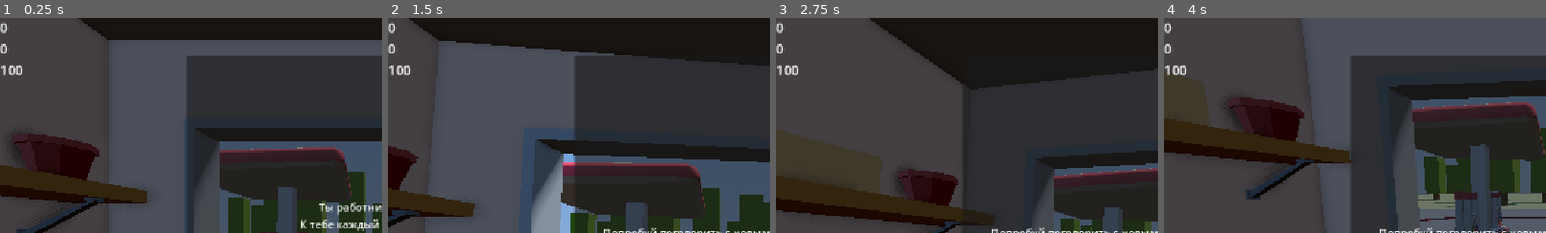
Above: before the commit, frames 1-4 (left to right).
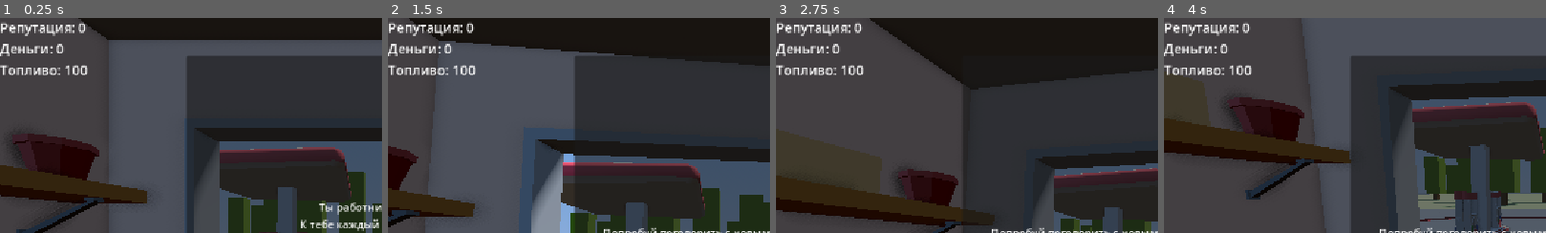
Above: after the commit, the same moments.

Repository: RolicsVin/AZS
Game: Godot game, scene res://scenes/game.tscn
Two runs of this game, one before a commit and one after it. Both use one fixed random seed, a clock stepped at 60 frames per second and the inputs below. This scene is started directly instead of the project's main scene.
Inputs (mouse positions are % of the whole screen's width and height, from its top left):
- Up to frame 1 (0.25 s): no input
- Up to frame 2 (1.5 s): click "Продолжить" at 0.5 s; tap Enter (ui_accept) at 1.25 s; move the mouse to (72, 45) at 1.27 s; hold Right (ui_right) from 1.28 s (still down); click (72, 45) at 1.35 s
- Up to frame 3 (2.75 s): tap Enter (ui_accept) at 1.52, 2.27 s; move the mouse to (30, 55) at 2.02 s; release Right (ui_right) at 2.03 s; hold Down (ui_down) from 2.03 s (still down); click (30, 55) at 2.1 s
- Up to frame 4 (4 s): move the mouse to (60, 28) at 2.77 s; release Down (ui_down) at 2.78 s; hold Right (ui_right) 2.78-3.53 s; click (60, 28) at 2.85 s; move the mouse to (45, 70) at 3.52 s; hold Up (ui_up) from 3.53 s (still down); click (45, 70) at 3.6 s; tap Enter (ui_accept) at 3.77 s
The pictures show only the part of the screen within x 0-50%, y 0-50%; the shares and areas given below are measured in that part.

The runs differ from the first frame. In frame 1, 1.6% of the frame differs, in the area x 0-23%, y 1-27%; in frame 2, 1.6%; in frame 3, 1.6%; in frame 4, 1.6%.

Commit message:
update class "Car" and pep8

Diff:
--- a/core/classes/gameplay/car.gd
+++ b/core/classes/gameplay/car.gd
@@ -3,15 +3,17 @@
 
 signal event_requested(event: Event)
 
-@export_group("Награда за согласие")
-@export var given_money_min: int = 10
-@export var given_money_max: int = 15
+@export var character: Character
+@export var anim: AnimationPlayer
+
+@export_group("Монеты и репутация")
+@export var given_money: int = 10
 @export var given_respect_min: int = 10
 @export var given_respect_max: int = 15
-@export_group("Расход топлива")
+
+@export_group("Топливо")
 @export_range(0, 1000000, 1) var fuel_cost: int = 10 ## Количество бензина, расходуемое при согласии
-@export var character: Character
-@export var anim: AnimationPlayer
+
 
 func start() -> void:
 	show()
@@ -25,7 +27,7 @@
 	if character == null:
 		push_warning("Car '%s': не назначен Character." % name)
 		return false
-	if given_money_min < 0 or given_money_max < given_money_min:
+	if not given_money or given_money < 0:
 		push_warning("Car '%s': некорректный диапазон денег." % name)
 		return false
 	if given_respect_min < 0 or given_respect_max < given_respect_min:
@@ -36,16 +38,18 @@
 		return false
 	return true
 
+
 ## Возвращает эффект без изменения состояния; null — данные машины некорректны
 func calculate_decision(accepted: bool) -> DecisionEffect:
 	if not validate_configuration():
 		return null
 	if accepted:
 		return DecisionEffect.new(
-			randi_range(given_money_min, given_money_max),
+			given_money,
 			randi_range(given_respect_min, given_respect_max)
 		)
 	return DecisionEffect.new(0, -randi_range(given_respect_min, given_respect_max))
+
 
 ## Вызывается после успешного применения эффекта системой решений.
 func play_decision(accepted: bool) -> void:
@@ -56,6 +60,7 @@
 	var events: Array[Event] = character.accert_events if accepted else character.deny_events
 	_add_random_event(events)
 
+
 func _add_random_event(events: Array[Event]) -> void:
 	if events.is_empty():
 		return
@@ -64,11 +69,14 @@
 		return
 	event_requested.emit(event)
 
+
 func get_resume() -> String:
 	return character.resume if character != null else ""
+
 
 func get_social_networks() -> Array[String]:
 	return character.social_networks if character != null else []
 
+
 func get_character() -> Character:
 	return character
--- a/scenes/game.tscn
+++ b/scenes/game.tscn
@@ -468,12 +468,12 @@
 [sub_resource type="BoxShape3D" id="BoxShape3D_oq1mk"]
 size = Vector3(1.4253235, 0.6828613, 0.20532227)
 
-[sub_resource type="GDScript" id="GDScript_pr1ej"]
-resource_name = "UI"
-
 [sub_resource type="LabelSettings" id="LabelSettings_pr1ej"]
 outline_size = 3
 outline_color = Color(0, 0, 0, 1)
+
+[sub_resource type="LabelSettings" id="LabelSettings_0sl42"]
+font_size = 20
 
 [sub_resource type="Animation" id="Animation_pr1ej"]
 resource_name = "day"
@@ -746,9 +746,6 @@
 &"gold_cube": SubResource("Animation_0sl42"),
 &"ready": SubResource("Animation_oaba0")
 }
-
-[sub_resource type="LabelSettings" id="LabelSettings_0sl42"]
-font_size = 20
 
 [node name="Game" type="Node3D" unique_id=383884584 node_paths=PackedStringArray("works", "ui", "resume", "web", "event_panel", "dialog", "back_button", "anim", "transition_overlay")]
 script = ExtResource("1_uwrxv")
@@ -1576,7 +1573,6 @@
 grow_horizontal = 2
 grow_vertical = 2
 mouse_filter = 2
-script = SubResource("GDScript_pr1ej")
 
 [node name="Control" type="Control" parent="UI" unique_id=769137728]
 layout_mode = 1
@@ -1743,6 +1739,37 @@
 offset_bottom = 86.0
 text = "Назад"
 
+[node name="UI2" type="Control" parent="." unique_id=264580989]
+layout_mode = 3
+anchors_preset = 15
+anchor_right = 1.0
+anchor_bottom = 1.0
+grow_horizontal = 2
+grow_vertical = 2
+mouse_filter = 2
+script = ExtResource("44_0sl42")
+
+[node name="VBoxContainer" type="VBoxContainer" parent="UI2" unique_id=516904182]
+layout_mode = 1
+offset_right = 10.0
+offset_bottom = 92.0
+mouse_filter = 2
+
+[node name="respect" type="Label" parent="UI2/VBoxContainer" unique_id=1754398849]
+layout_mode = 2
+label_settings = SubResource("LabelSettings_0sl42")
+vertical_alignment = 1
+
+[node name="money" type="Label" parent="UI2/VBoxContainer" unique_id=862029156]
+layout_mode = 2
+label_settings = SubResource("LabelSettings_0sl42")
+vertical_alignment = 1
+
+[node name="fuel" type="Label" parent="UI2/VBoxContainer" unique_id=1769218288]
+layout_mode = 2
+label_settings = SubResource("LabelSettings_0sl42")
+vertical_alignment = 1
+
 [node name="AnimationPlayer" type="AnimationPlayer" parent="." unique_id=2055209024]
 libraries/ = SubResource("AnimationLibrary_oaba0")
 autoplay = &"ready"
@@ -1759,43 +1786,6 @@
 mouse_filter = 2
 color = Color(0, 0, 0, 1)
 
-[node name="UI2" type="Control" parent="." unique_id=264580989]
-layout_mode = 3
-anchors_preset = 15
-anchor_right = 1.0
-anchor_bottom = 1.0
-grow_horizontal = 2
-grow_vertical = 2
-mouse_filter = 2
-script = ExtResource("44_0sl42")
-
-[node name="VBoxContainer" type="VBoxContainer" parent="UI2" unique_id=516904182]
-layout_mode = 1
-anchors_preset = 15
-anchor_right = 1.0
-anchor_bottom = 1.0
-grow_horizontal = 2
-grow_vertical = 2
-mouse_filter = 2
-
-[node name="respect" type="Label" parent="UI2/VBoxContainer" unique_id=1754398849]
-layout_mode = 2
-text = "s"
-label_settings = SubResource("LabelSettings_0sl42")
-vertical_alignment = 1
-
-[node name="money" type="Label" parent="UI2/VBoxContainer" unique_id=862029156]
-layout_mode = 2
-text = "s"
-label_settings = SubResource("LabelSettings_0sl42")
-vertical_alignment = 1
-
-[node name="fuel" type="Label" parent="UI2/VBoxContainer" unique_id=1769218288]
-layout_mode = 2
-text = "s"
-label_settings = SubResource("LabelSettings_0sl42")
-vertical_alignment = 1
-
 [connection signal="pressed" from="Buttons/Accert" to="." method="accert"]
 [connection signal="pressed" from="Buttons/Deny" to="." method="deny"]
 [connection signal="pressed" from="Buttons/SocialNetworks" to="." method="open_web"]
--- a/scenes/ui_2.gd
+++ b/scenes/ui_2.gd
@@ -9,6 +9,6 @@
 # Called every frame. 'delta' is the elapsed time since the previous frame.
 func _process(delta: float) -> void:
 	pass
-	$VBoxContainer/fuel.text = str(Data.fuel)
-	$VBoxContainer/money.text = str(Data.money)
-	$VBoxContainer/respect.text = str(Data.respect)
+	$VBoxContainer/fuel.text = 'Топливо: ' + str(Data.fuel)
+	$VBoxContainer/money.text = 'Деньги: ' + str(Data.money)
+	$VBoxContainer/respect.text = 'Репутация: ' + str(Data.respect)
